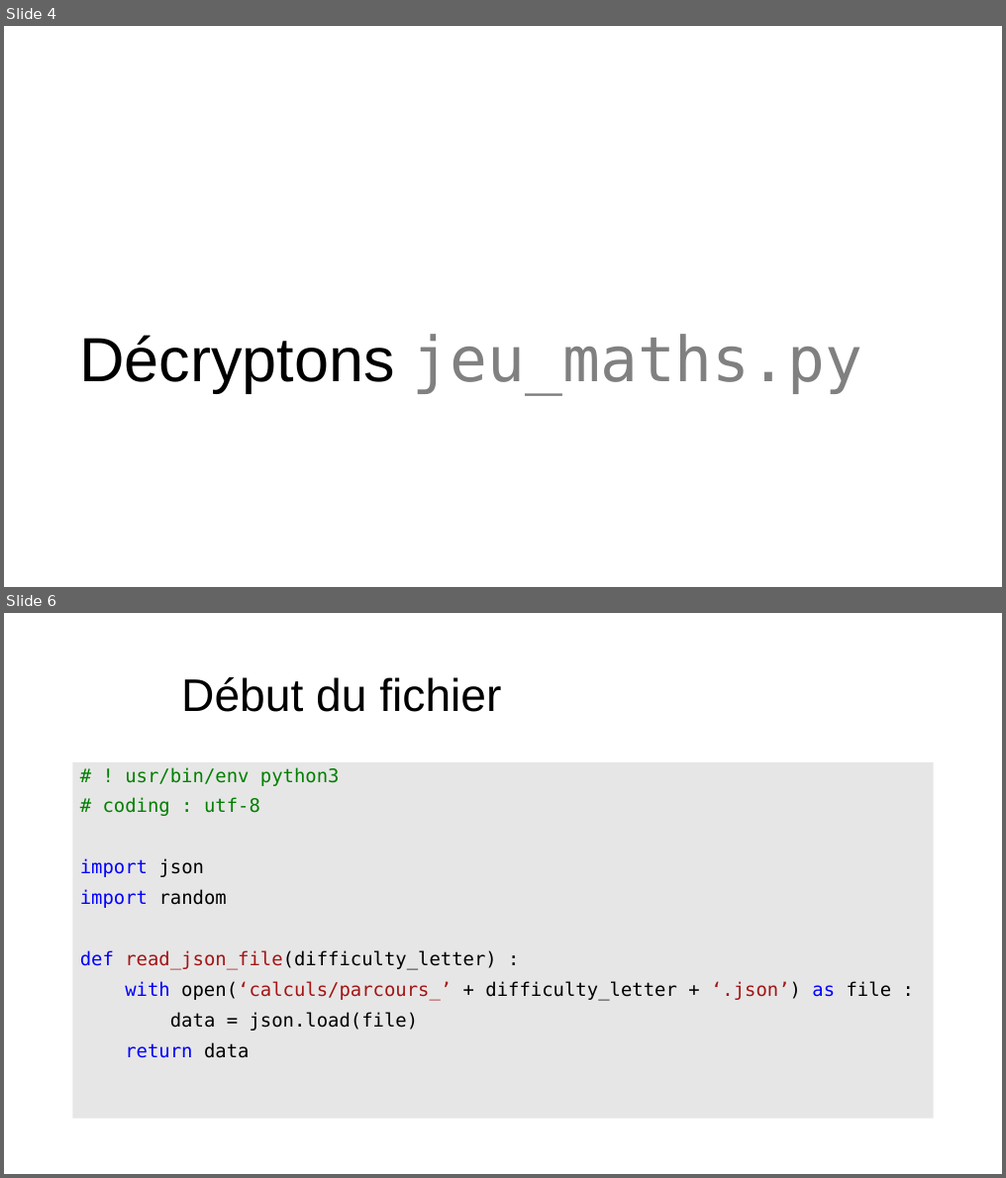
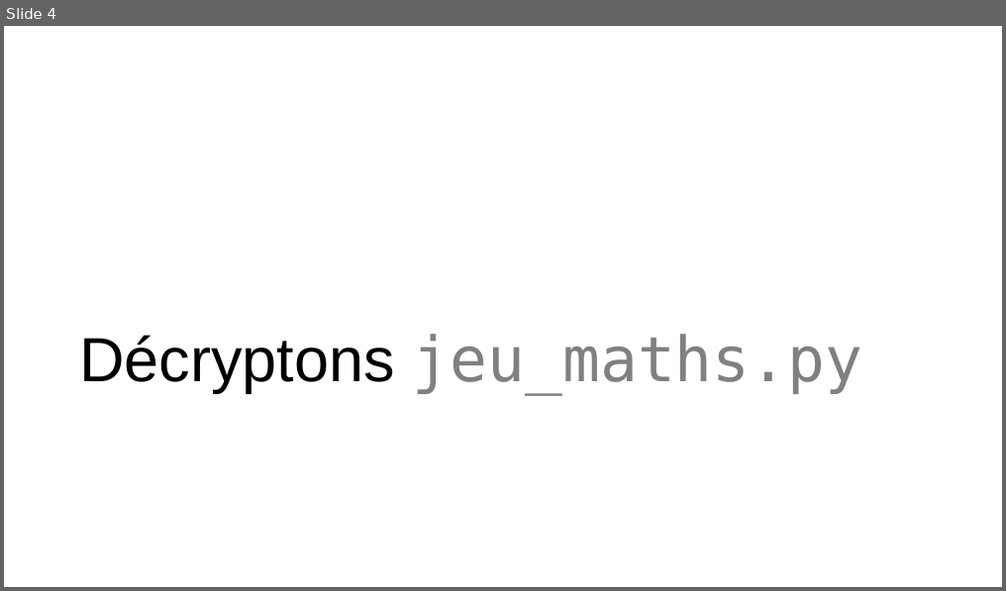
Before and after one commit to Natouche68/present-python-jeu-maths, a slide deck: present_python.pptx. Shown one above the other, each under a label of ours: slides 4 and 6 before the commit, slide 4 after it; the slides between them are not shown. The pictures are 1006x1178 and 1006x591 pixels, drawn with LibreOffice and Linux fonts; fonts in the diff are those of the drawing; background and template pictures are left out. Boxes give left, top, right and bottom in pixels: in the first picture for what was removed or moved away, otherwise in the second. Text is boxed around its words. In the diff, an @@ line names an element or a change of style, - is before the commit and + after.

```diff
--- a/present_python.pptx
+++ b/present_python.pptx
@@ slide 6 removed at [4, 613, 1002, 1174], background picture (left out) @@
@@ title removed at [181, 677, 501, 712] @@
-Début du fichier
@@ text removed at [73, 762, 934, 1119] @@
-# ! usr/bin/env python3
-# coding : utf-8
-import json
-import random
-def read_json_file(difficulty_letter) :
-with open(‘calculs/parcours_’ + difficulty_letter + ‘.json’) as file :
-data = json.load(file)
-return data
```
Also in this commit, not shown: 2 slides changed, 1 slide added.
